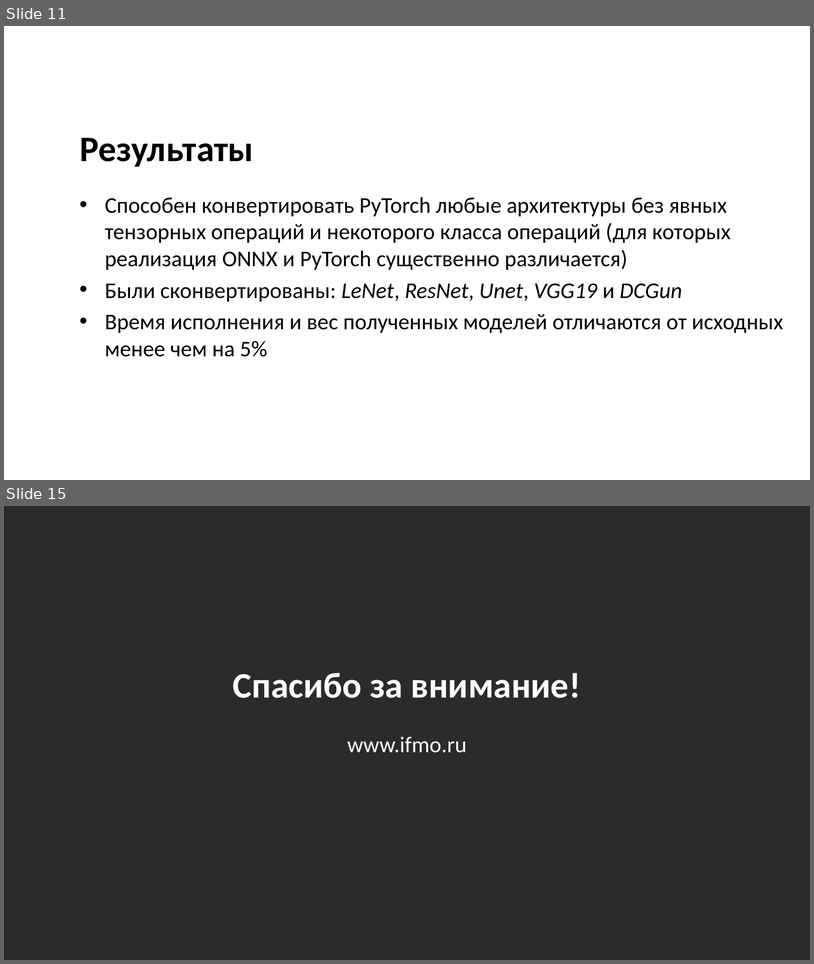
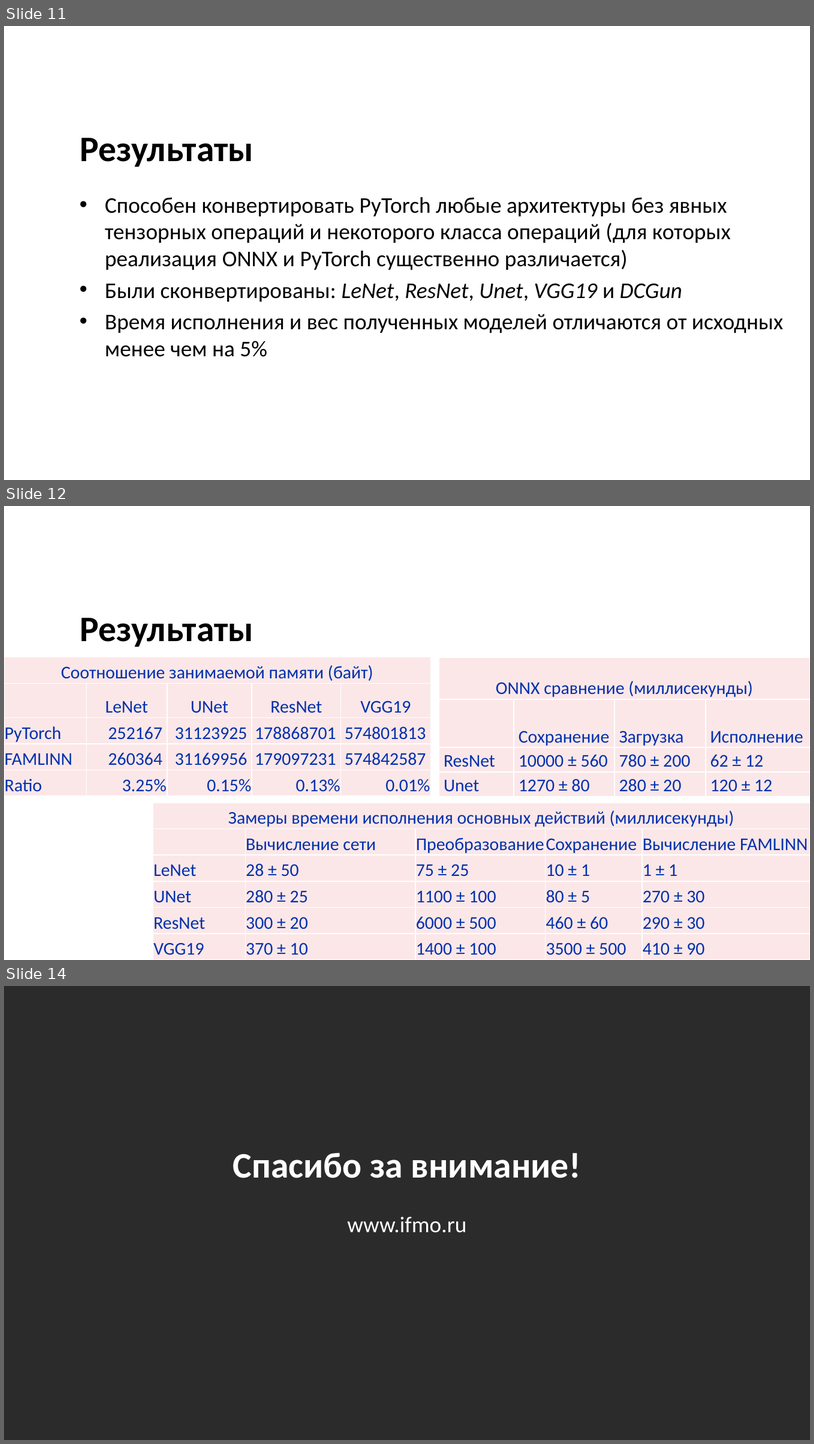
Before and after one commit to IvanMaslov/famlinn, a slide deck: docs/MaslovIvan-first-prethesis.pptx. Shown one above the other, each under a label of ours: slides 11 and 15 before the commit, slides 11, 12 and 14 after it; the slides between them are not shown. The pictures are 814x964 and 814x1444 pixels, drawn with LibreOffice and Linux fonts; fonts in the diff are those of the drawing; background and template pictures are left out; a plain dark background stands for a picture behind light text. Boxes give left, top, right and bottom in pixels: in the first picture for what was removed or moved away, otherwise in the second. Text is boxed around its words. In the diff, an @@ line names an element or a change of style, - is before the commit and + after.

```diff
--- a/docs/MaslovIvan-first-prethesis.pptx
+++ b/docs/MaslovIvan-first-prethesis.pptx
@@ slide 12 added at box(4, 506, 810, 960), background picture (left out) @@
@@ title added at box(80, 618, 254, 647), 32 pt, text #000000, bold @@
+Результаты
@@ table added at box(4, 657, 430, 795), 5 rows, 5 columns @@
+Соотношение занимаемой памяти (байт) |  |  |  | 
+ | LeNet | UNet | ResNet | VGG19
+PyTorch | 252167 | 31123925 | 178868701 | 574801813
+FAMLINN | 260364 | 31169956 | 179097231 | 574842587
+Ratio | 3.25% | 0.15% | 0.13% | 0.01%
@@ table added at box(440, 658, 810, 796), 4 rows, 4 columns @@
+ONNX сравнение (миллисекунды) |  |  | 
+ | Сохранение | Загрузка | Исполнение
+ResNet | 10000 ± 560 | 780 ± 200 | 62 ± 12
+Unet | 1270 ± 80 | 280 ± 20 | 120 ± 12
@@ table added at box(153, 802, 810, 959), 6 rows, 5 columns @@
+Замеры времени исполнения основных действий (миллисекунды) |  |  |  | 
+ | Вычисление сети | Преобразование | Сохранение | Вычисление FAMLINN
+LeNet | 28 ± 50 | 75 ± 25 | 10 ± 1 | 1 ± 1
+UNet | 280 ± 25 | 1100 ± 100 | 80 ± 5 | 270 ± 30
+ResNet | 300 ± 20 | 6000 ± 500 | 460 ± 60 | 290 ± 30
+VGG19 | 370 ± 10 | 1400 ± 100 | 3500 ± 500 | 410 ± 90
@@ what was slide 15 is now slide 14 @@
```
Also in this commit, not shown: 1 slide changed, 2 other slides added, 4 slides removed, 3 other files.
